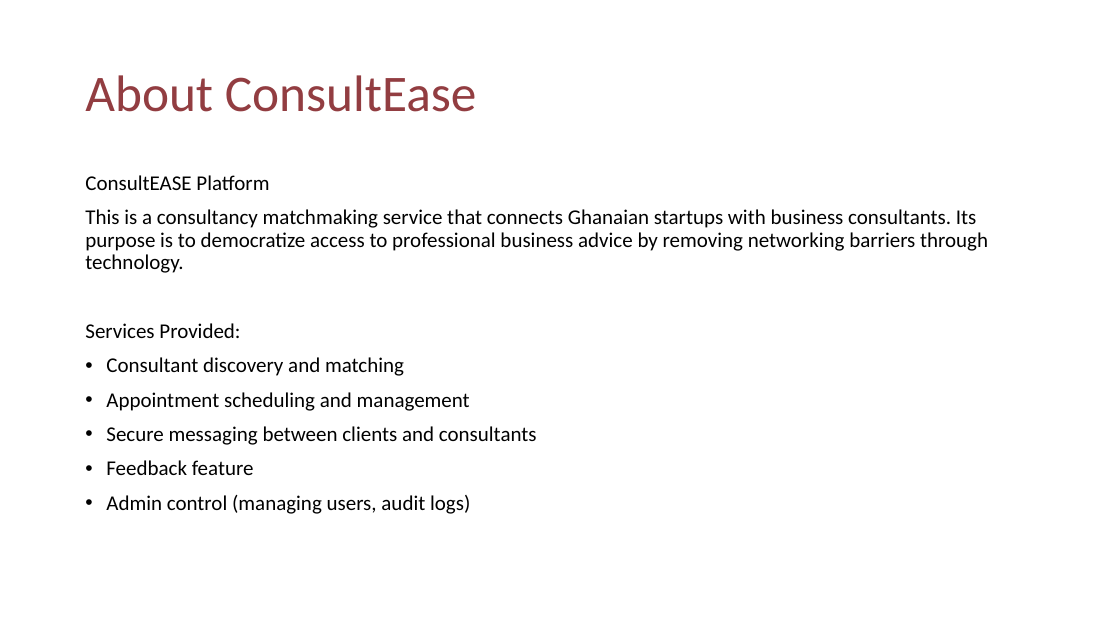
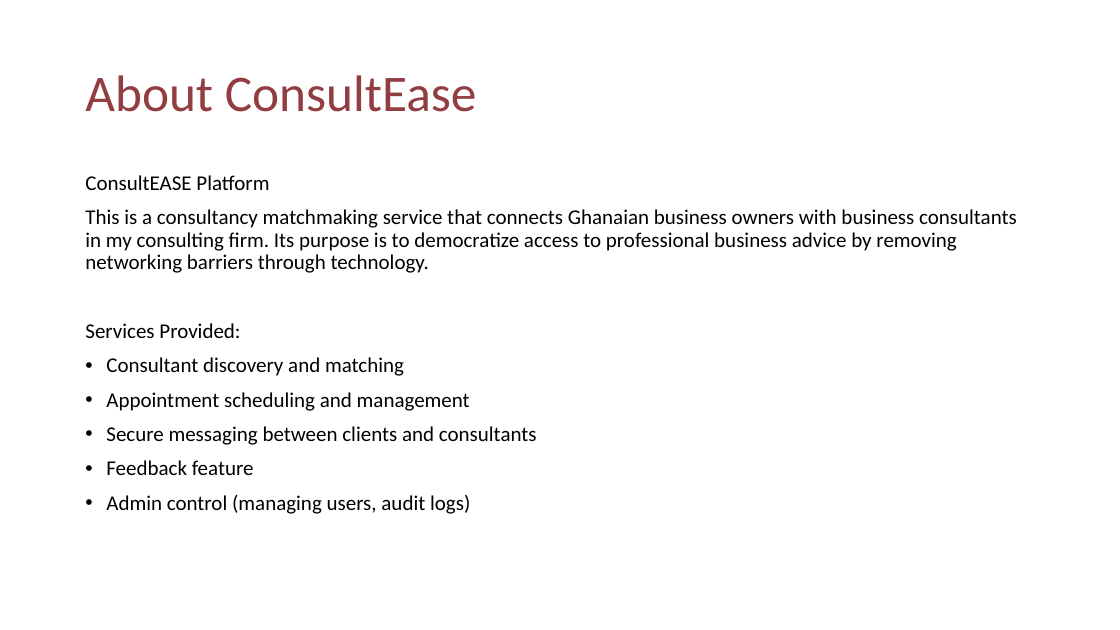
Before and after one commit to mkomemensah/FinalProject_WebTech_maame.kome-mensah, a slide deck: slide 4 of FInal_Project_Faming_Maame_KM.pptx. Drawn at 1120x630 pixels with LibreOffice and Linux fonts; fonts in the diff are those of the drawing; background and template pictures are left out. Boxes give left, top, right and bottom in pixels: in the first picture for what was removed or moved away, otherwise in the second. Text is boxed around its words. In the diff, an @@ line names an element or a change of style, - is before the commit and + after.

```diff
--- a/FInal_Project_Faming_Maame_KM.pptx
+++ b/FInal_Project_Faming_Maame_KM.pptx
@@ text at (85,209,1017,273): text changed @@
-This is a consultancy matchmaking service that connects Ghanaian startups with business consultants. Its purpose is to democratize access to professional business advice by removing networking barriers through technology.
+This is a consultancy matchmaking service that connects Ghanaian business owners with business consultants in my consulting firm. Its purpose is to democratize access to professional business advice by removing networking barriers through technology.
```
Also in this commit, not shown: 2 other slides changed, 1 slide added, 2 slides removed, 4 other files.
